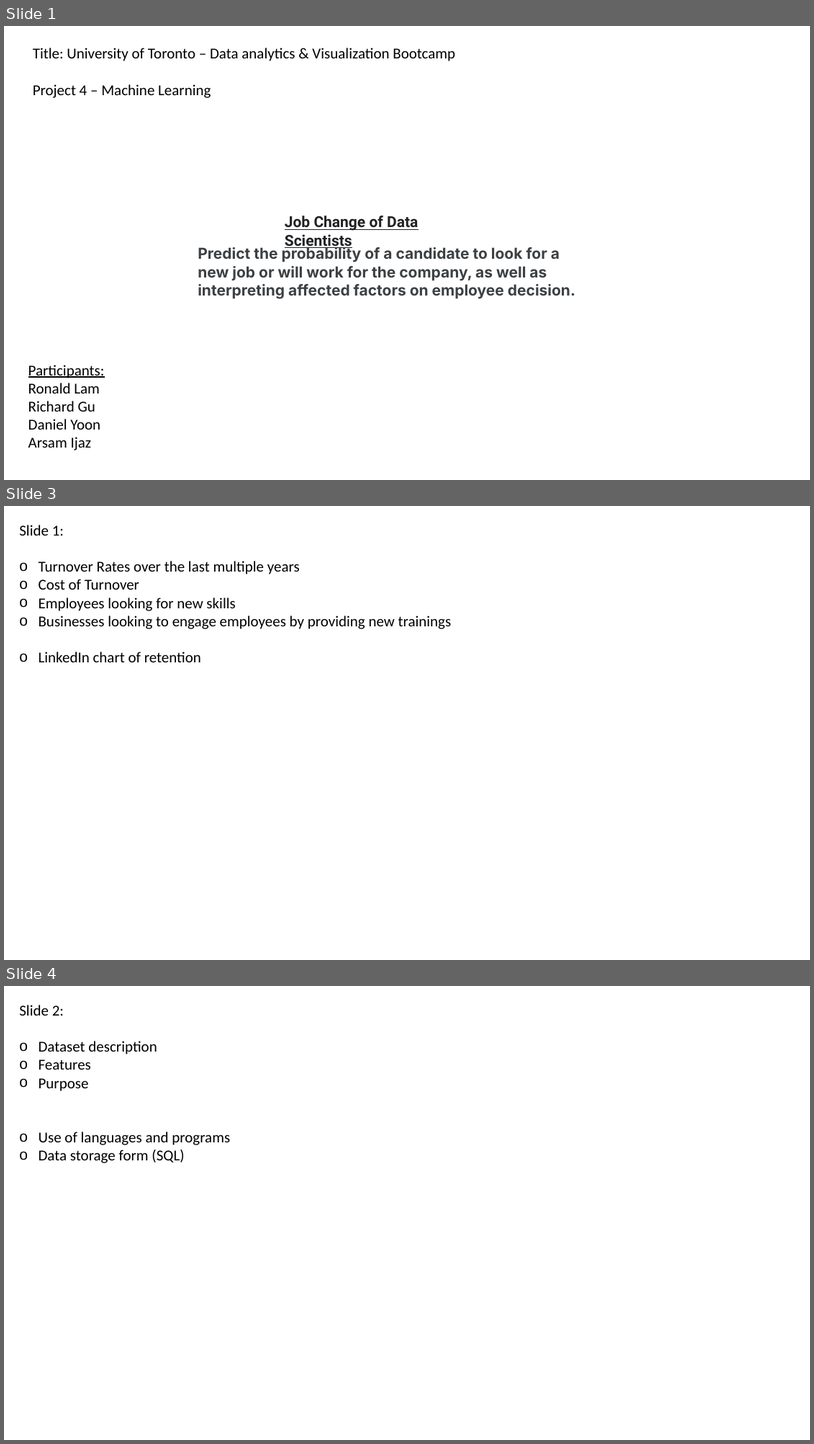
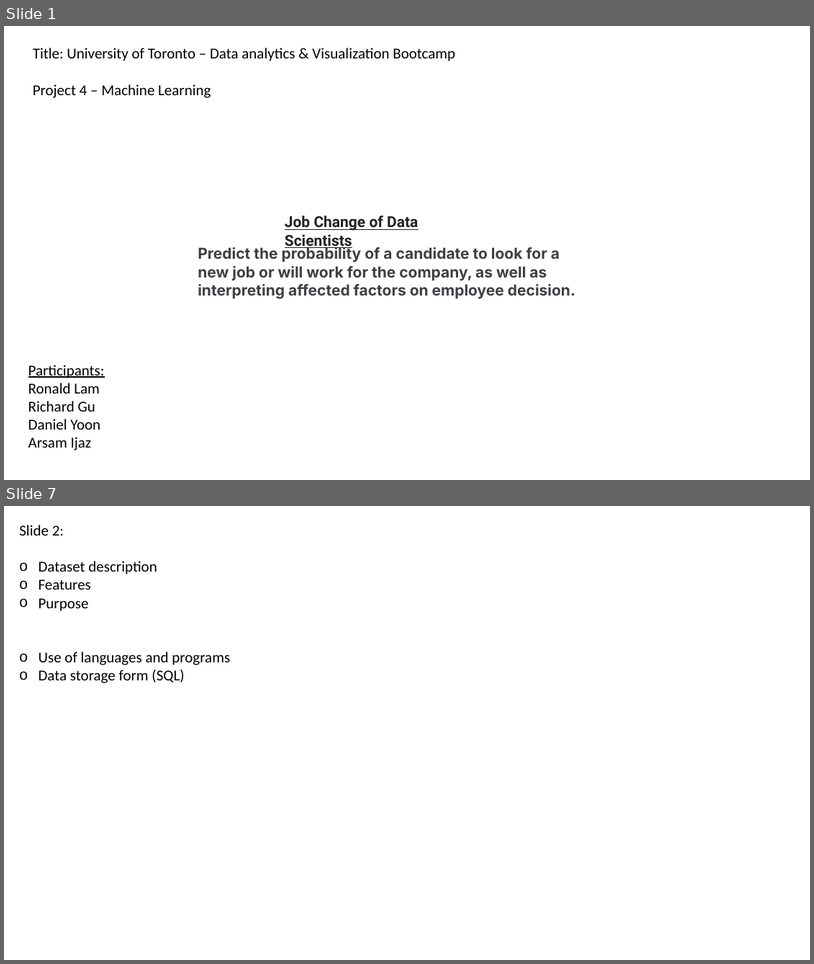
Before and after one commit to skullfort/ds-employee-attrition, a slide deck: Presentation WIP.pptx. Shown one above the other, each under a label of ours: slides 1, 3 and 4 before the commit, slides 1 and 7 after it; the slides between them are not shown. The pictures are 814x1444 and 814x964 pixels, drawn with LibreOffice and Linux fonts; fonts in the diff are those of the drawing. Boxes give left, top, right and bottom in pixels: in the first picture for what was removed or moved away, otherwise in the second. Text is boxed around its words. In the diff, an @@ line names an element or a change of style, - is before the commit and + after.

```diff
--- a/Presentation WIP.pptx
+++ b/Presentation WIP.pptx
@@ slide 3 removed at <box>4,506,810,960</box>, background #FFFFFF @@
@@ text removed at <box>19,525,452,662</box> @@
-Slide 1:
-o Turnover Rates over the last multiple years
-o Cost of Turnover
-o Employees looking for new skills
-o Businesses looking to engage employees by providing new trainings
-o LinkedIn chart of retention
@@ what was slide 4 is now slide 7 @@
```
Also in this commit, not shown: 1 slide changed, 4 slides added.
